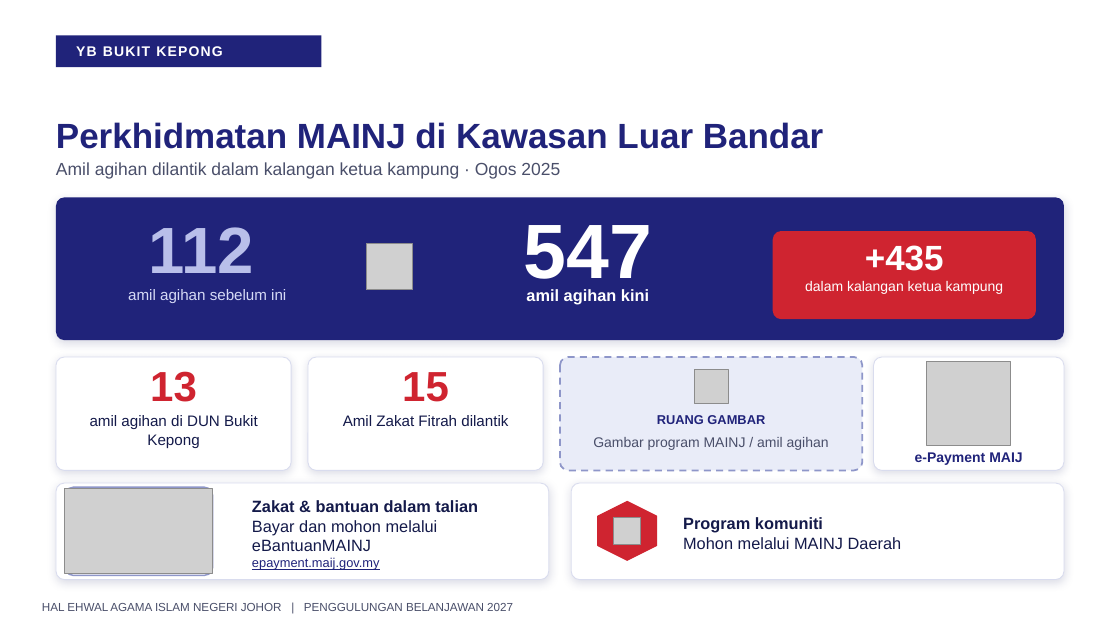
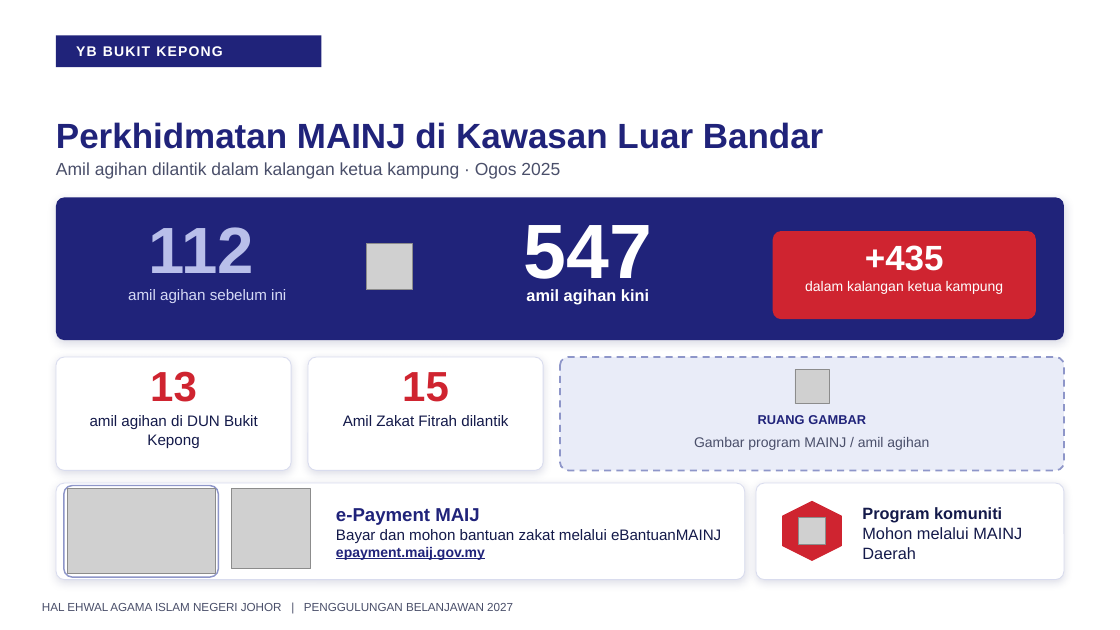
Before and after one commit to nawaljoe/Nawal, a slide deck: slide 7 of output/Penggulungan_Hal_Ehwal_Agama_Islam_2027_16x9.pptx. Drawn at 1120x630 pixels with LibreOffice and Linux fonts; fonts in the diff are those of the drawing; grey boxes stand for pictures; background and template pictures are left out. Boxes give left, top, right and bottom in pixels: in the first picture for what was removed or moved away, otherwise in the second. Text is boxed around its words. In the diff, an @@ line names an element or a change of style, - is before the commit and + after.

```diff
--- a/output/Penggulungan_Hal_Ehwal_Agama_Islam_2027_16x9.pptx
+++ b/output/Penggulungan_Hal_Ehwal_Agama_Islam_2027_16x9.pptx
@@ rounded rectangle: place and size @@
-rounded rectangle at box(560, 357, 863, 471)
+rounded rectangle at box(560, 357, 1065, 471)
@@ rounded rectangle removed at box(874, 357, 1065, 471) @@
@@ picture: place and size @@
-picture at box(694, 370, 728, 404)
+picture at box(795, 370, 829, 404)
@@ text "RUANG GAMBAR": place and size @@
-text "RUANG GAMBAR" at box(657, 415, 765, 424)
+text "RUANG GAMBAR" at box(758, 415, 866, 424)
@@ text "Gambar program MAINJ / amil ...": place and size @@
-text "Gambar program MAINJ / amil ..." at box(593, 437, 829, 450)
+text "Gambar program MAINJ / amil ..." at box(694, 437, 929, 450)
@@ text removed at box(915, 452, 1022, 465) @@
-e-Payment MAIJ
@@ rounded rectangle: place and size @@
-rounded rectangle at box(56, 483, 549, 580)
+rounded rectangle at box(56, 483, 745, 580)
@@ rounded rectangle: place and size @@
-rounded rectangle at box(65, 487, 213, 576)
+rounded rectangle at box(64, 486, 218, 577)
@@ rounded rectangle at box(64, 486, 218, 577): proportions changed @@
@@ picture: place and size @@
-picture at box(927, 361, 1011, 445)
+picture at box(231, 489, 311, 569)
@@ text at box(336, 508, 721, 543): text changed; size 14 to 13 pt @@
-Zakat & bantuan dalam talian
-Bayar dan mohon melalui eBantuanMAINJ
+e-Payment MAIJ
+Bayar dan mohon bantuan zakat melalui eBantuanMAINJ
@@ text "e-Payment MAIJ": place and size @@
-text "e-Payment MAIJ" at box(252, 500, 478, 570)
+text "e-Payment MAIJ" at box(336, 508, 721, 560)
@@ rounded rectangle: place and size @@
-rounded rectangle at box(571, 483, 1065, 580)
+rounded rectangle at box(756, 483, 1065, 580)
@@ hexagon: place and size @@
-hexagon at box(598, 502, 657, 560)
+hexagon at box(783, 502, 842, 560)
@@ text "Program komuniti" rewrapped from box(683, 517, 902, 549) to box(862, 507, 1022, 559) @@
@@ picture: place and size @@
-picture at box(614, 518, 641, 544)
+picture at box(799, 518, 826, 544)
@@ text at box(336, 547, 485, 560): size 11 to 12 pt, bold on in "epayment.maij.gov.my" @@
```
Also in this commit, not shown: 1 other file.
